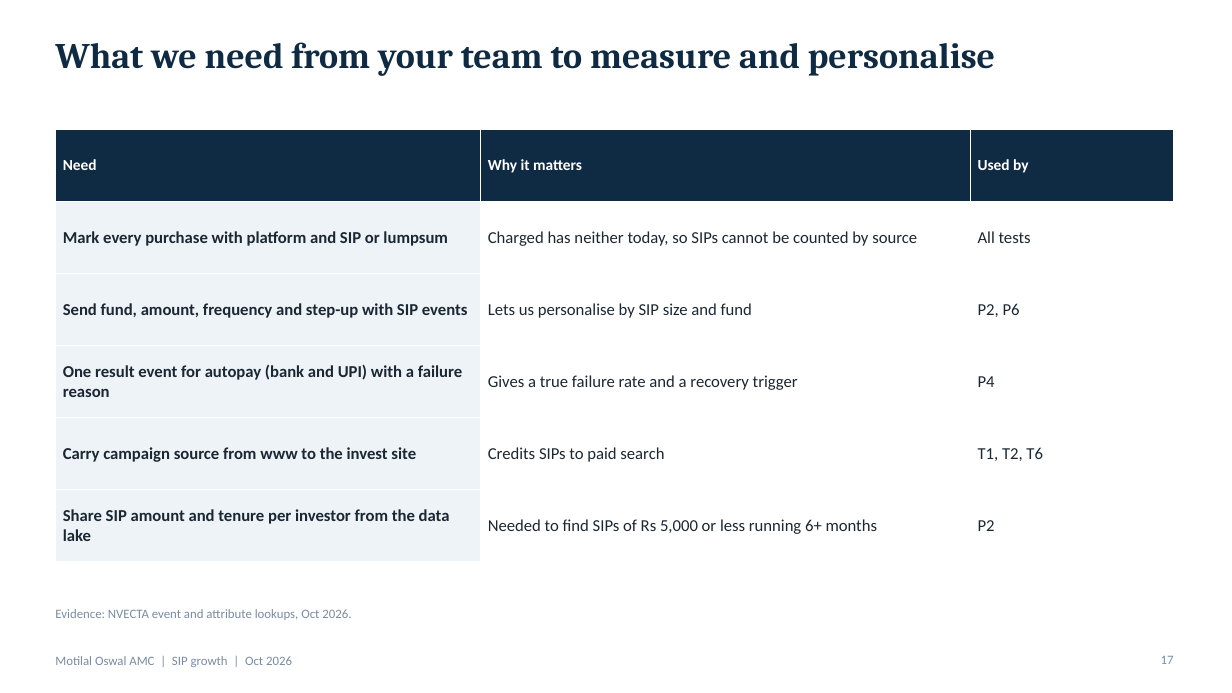
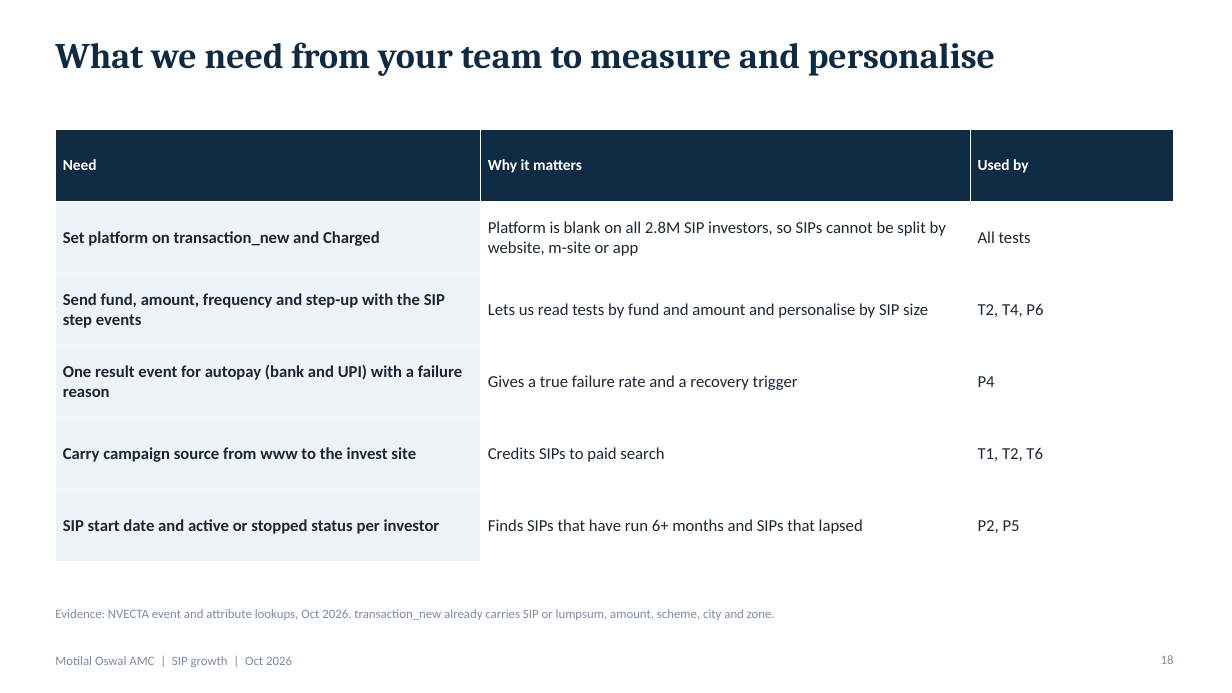
Before and after one commit to mandy7/Projects, a slide deck: slide 18 of SIP_Growth_Programme.pptx (slide 17 before the commit). Drawn at 1232x693 pixels with LibreOffice and Linux fonts; fonts in the diff are those of the drawing. Boxes give left, top, right and bottom in pixels: in the first picture for what was removed or moved away, otherwise in the second. Text is boxed around its words. In the diff, an @@ line names an element or a change of style, - is before the commit and + after.

```diff
--- a/SIP_Growth_Programme.pptx
+++ b/SIP_Growth_Programme.pptx
@@ table at box(55, 129, 1174, 538) @@
-row 2, column 1: Mark every purchase with platform and SIP or lumpsum
+row 2, column 1: Set platform on transaction_new and Charged
-row 2, column 2: Charged has neither today, so SIPs cannot be counted by source
+row 2, column 2: Platform is blank on all 2.8M SIP investors, so SIPs cannot be split by website, m-site or app
-row 3: Send fund, amount, frequency and step-up with SIP events | Lets us personalise by SIP size and fund | P2, P6
+row 3: Send fund, amount, frequency and step-up with the SIP step events | Lets us read tests by fund and amount and personalise by SIP size | T2, T4, P6
-row 6: Share SIP amount and tenure per investor from the data lake | Needed to find SIPs of Rs 5,000 or less running 6+ months | P2
+row 6: SIP start date and active or stopped status per investor | Finds SIPs that have run 6+ months and SIPs that lapsed | P2, P5
@@ text at box(55, 609, 775, 620): text changed @@
-Evidence: NVECTA event and attribute lookups, Oct 2026.
+Evidence: NVECTA event and attribute lookups, Oct 2026. transaction_new already carries SIP or lumpsum, amount, scheme, city and zone.
@@ page number at box(1161, 655, 1174, 664): text changed @@
-17
+18
```
Also in this commit, not shown: 6 other slides changed, 1 slide added.
